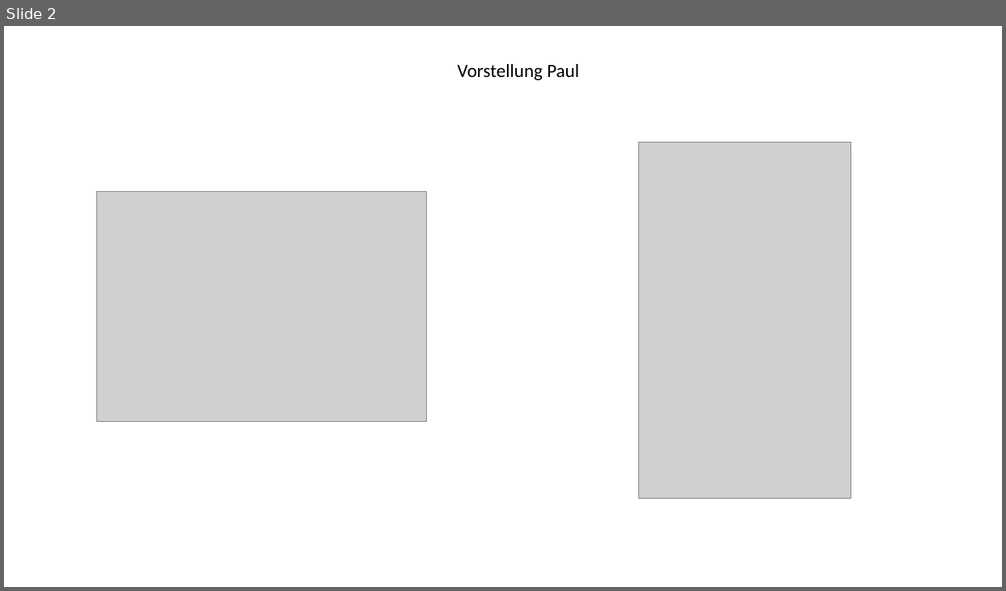
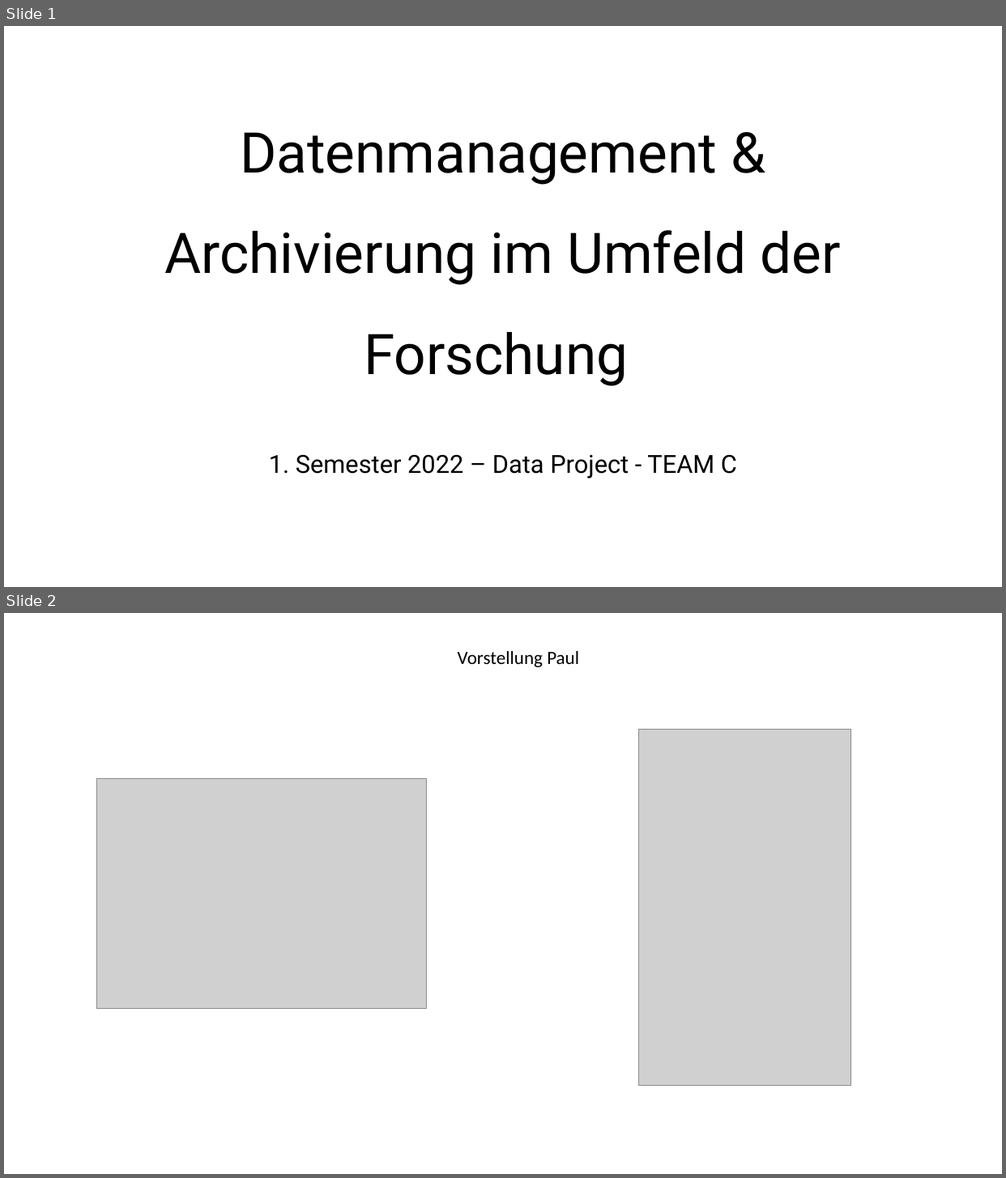
Before and after one commit to Fuenfgeld/DMA2022DataProjectC, a slide deck: video/Video.pptx. Shown one above the other, each under a label of ours: slide 2 before the commit, slides 1 and 2 after it. The pictures are 1006x591 and 1006x1178 pixels, drawn with LibreOffice and Linux fonts; fonts in the diff are those of the drawing; grey boxes stand for pictures. Boxes give left, top, right and bottom in pixels: in the first picture for what was removed or moved away, otherwise in the second. Text is boxed around its words. In the diff, an @@ line names an element or a change of style, - is before the commit and + after.

```diff
--- a/video/Video.pptx
+++ b/video/Video.pptx
@@ slide 1 added at <box>4,26,1002,587</box>, background #FFFFFF @@
@@ title added at <box>164,132,841,386</box>, 54 pt, text #000000 @@
+Datenmanagement & Archivierung im Umfeld der Forschung
@@ subtitle added at <box>269,454,737,479</box>, 24 pt, text #000000 @@
+1. Semester 2022 – Data Project - TEAM C
```
Also in this commit, not shown: 2 slides changed, 4 other slides added, 3 slides removed, 6 other files.
